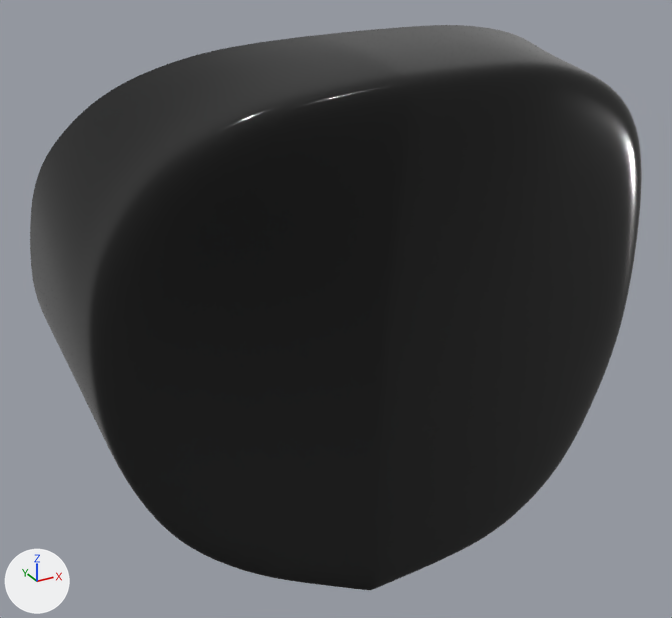
The FBX model interface/resources/meshes/controller/touch/touch_r_trigger.fbx as it was, and as the next commit left it.
Camera for both pictures: a 50 mm lens placed at (-0.0221, -0.0562, -0.0024), pointed at (-0.0016, -0.0189, -0.021). The axes (+X, +Y, +Z) are drawn at lower left. The lights are the same throughout.

In view in the first picture: 'surface_PLY.003'.
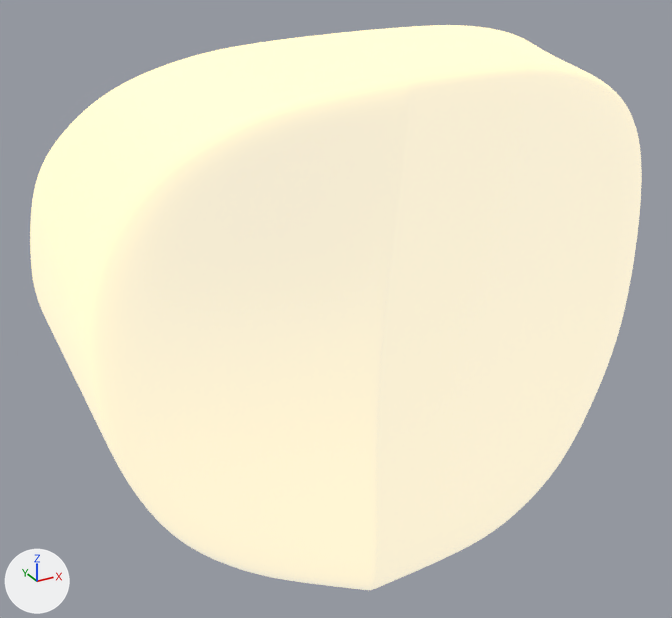
Commit message: Fix emissive channel on touch models

Scene script edits in JSON lines:
```json
{"op": "add", "block": "img_r_controller_highlight_dif_jpg", "code": ["img_r_controller_highlight_dif_jpg = load_image('R_controller-highlight_DIF.jpg', '_unpacked/R_controller-highlight_DIF.jpg', 768, 768, 'Non-Color')"]}
{"op": "add", "block": "mat_highlight", "code": ["mat_highlight = bpy.data.materials.new('highlight')", "# uses the picture img_r_controller_highlight_dif_jpg"]}
{"block": "me_untitled_010", "where": "me_untitled_010.from_pydata(...)  # 4489 vertices, 4416 faces; spans x -0.0145..0.0128, y -0.028..-0.0096, z -0.0325..-0.0073"}
{"op": "remove", "block": "me_untitled_010", "code": "me_untitled_010.materials.append(mat_gloss)  # picture img_r_controller_dif_jpg"}
{"op": "add", "block": "me_untitled_010", "code": "me_untitled_010.materials.append(mat_highlight)"}
```

What differs and where, as boxes [x1, y1, x2, y2] in the pictures (672 x 618 px):
```json
{"object": "surface_PLY.003", "change": "recoloured", "before": [30, 25, 642, 590], "after": [30, 25, 642, 590], "on screen": "black to white"}
```
